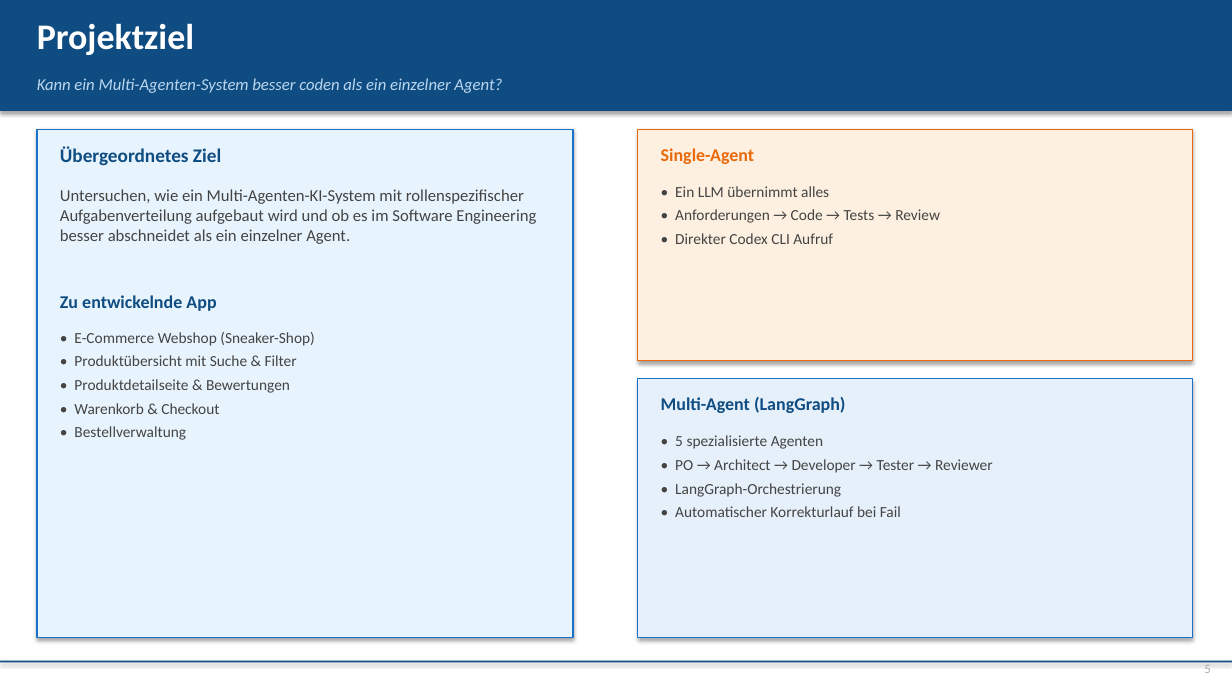
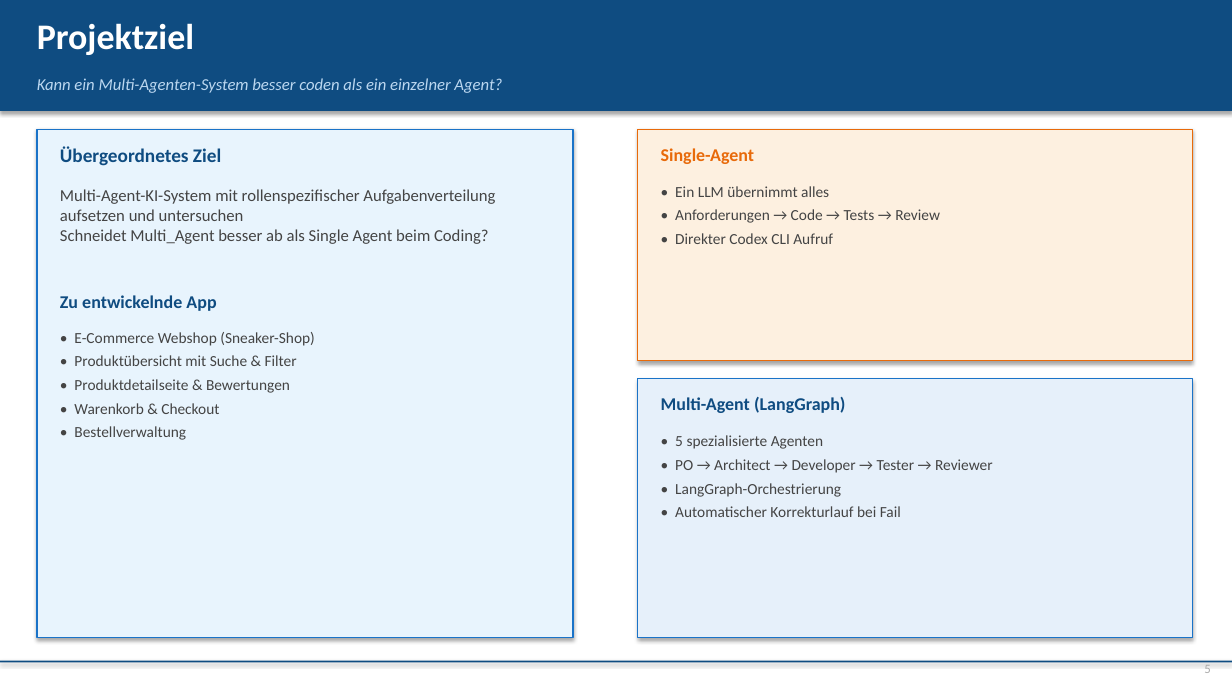
Before and after one commit to kis4-2026ss/projekt-bb-g2-moser-koberl, a slide deck: slide 5 of Doc/KIS-Projekt-Praesentation.pptx. Drawn at 1232x693 pixels with LibreOffice and Linux fonts; fonts in the diff are those of the drawing. Boxes give left, top, right and bottom in pixels: in the first picture for what was removed or moved away, otherwise in the second. Text is boxed around its words. In the diff, an @@ line names an element or a change of style, - is before the commit and + after.

```diff
--- a/Doc/KIS-Projekt-Praesentation.pptx
+++ b/Doc/KIS-Projekt-Praesentation.pptx
@@ text at <box>60,189,495,244</box>: text changed @@
-Untersuchen, wie ein Multi-Agenten-KI-System mit rollenspezifischer Aufgabenverteilung aufgebaut wird und ob es im Software Engineering besser abschneidet als ein einzelner Agent.
+Multi-Agent-KI-System mit rollenspezifischer Aufgabenverteilung aufsetzen und untersuchen
+Schneidet Multi_Agent besser ab als Single Agent beim Coding?
```
Also in this commit, not shown: 7 other slides changed.
